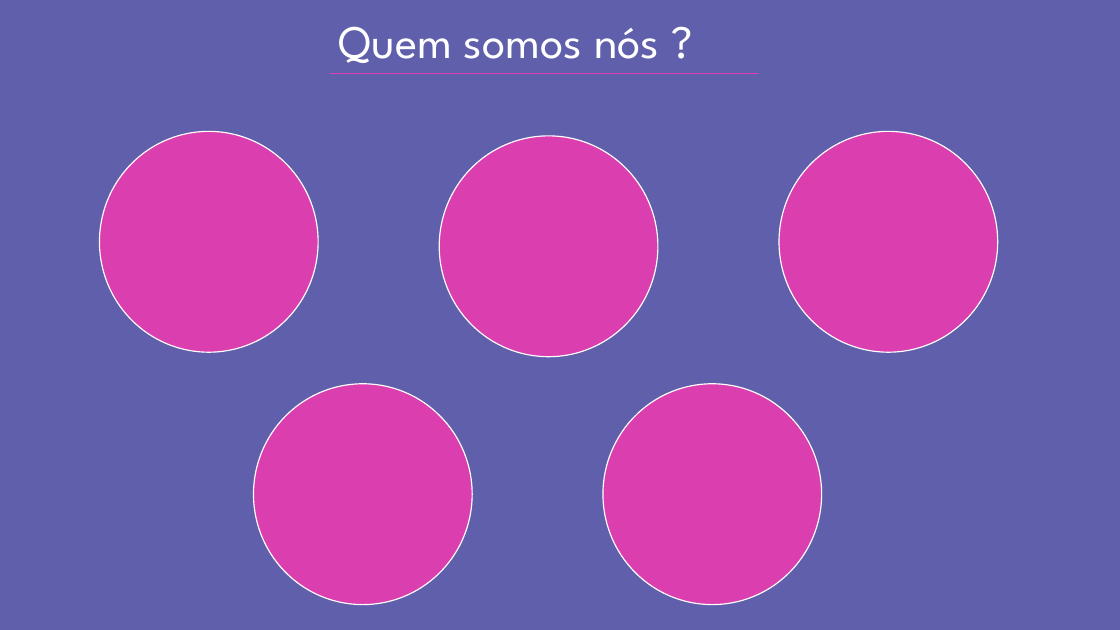
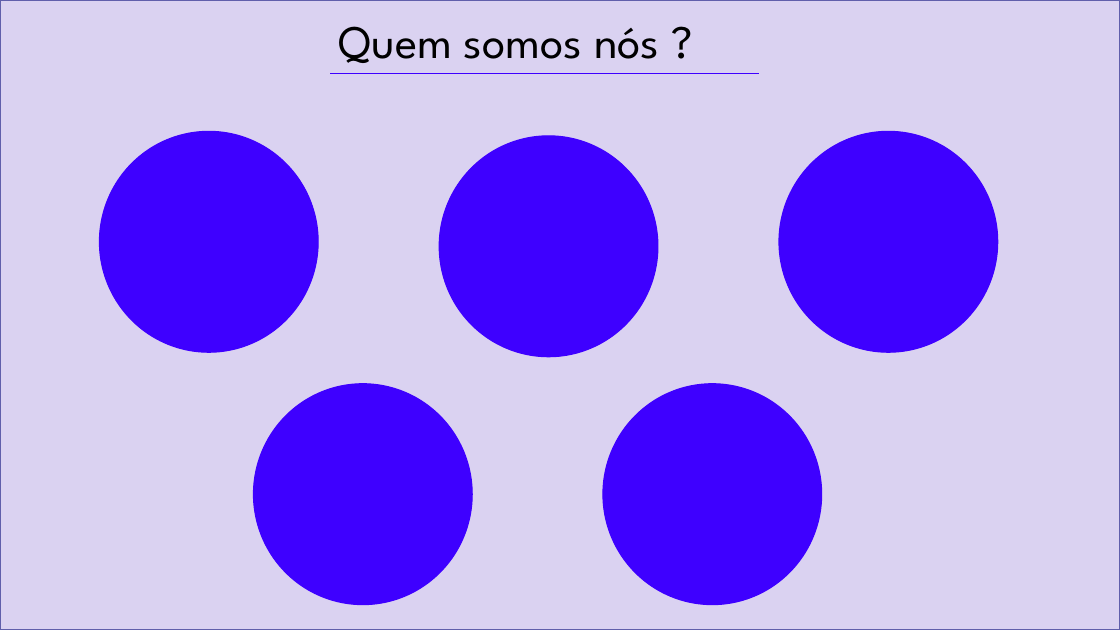
Before and after one commit to ogabrielalves/Sollute, a slide deck: slide 2 of Apresentação/Apresentação-Sollute.pptx. Drawn at 1120x630 pixels with LibreOffice and Linux fonts; fonts in the diff are those of the drawing. Boxes give left, top, right and bottom in pixels: in the first picture for what was removed or moved away, otherwise in the second. Text is boxed around its words. In the diff, an @@ line names an element or a change of style, - is before the commit and + after.

```diff
--- a/Apresentação/Apresentação-Sollute.pptx
+++ b/Apresentação/Apresentação-Sollute.pptx
@@ rectangle at [0,0,1120,630]: fill #605FAB to #DAD2F1 @@
@@ text "Quem somos nós ?" at [339,26,659,63]: text colour #FFFFFF to #000000 @@
@@ line (330, 73) - (759, 73): stroke #DB3EAF 0.5 pt to #3E00FF 0.5 pt @@
@@ fill #DB3EAF to #3E00FF; outline #FFFFFF 1 pt to #3E00FF 1 pt in 5 elements at [99,131,318,352], [603,384,822,605], [254,384,472,605], [439,136,658,357], [779,131,997,352] @@
```
Also in this commit, not shown: 3 other slides changed, 1 slide added, 1 slide removed, 6 other files.
